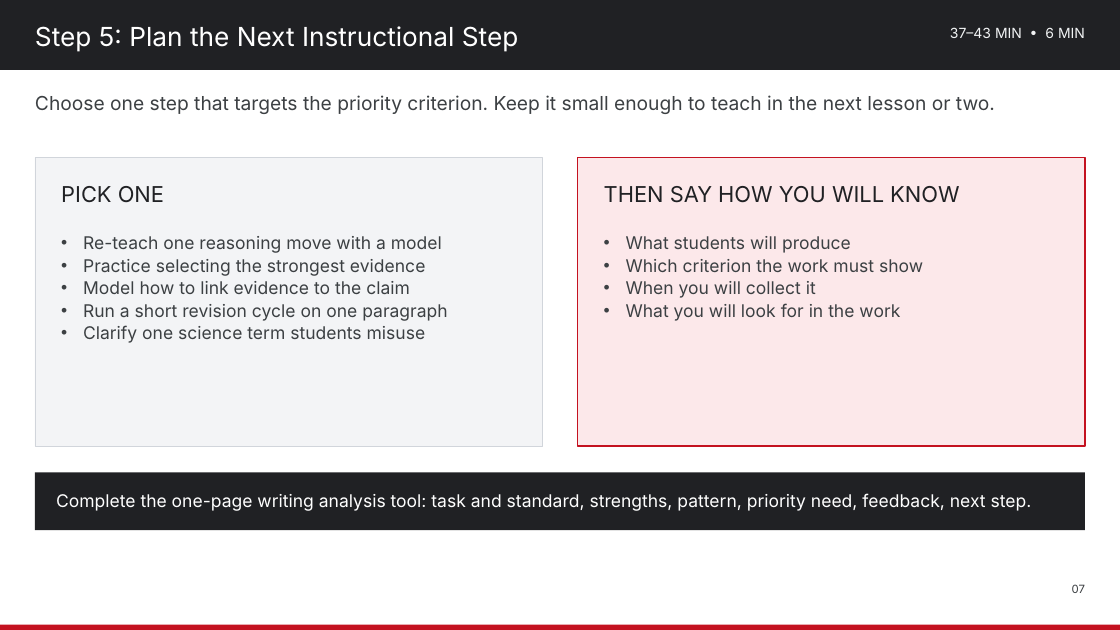
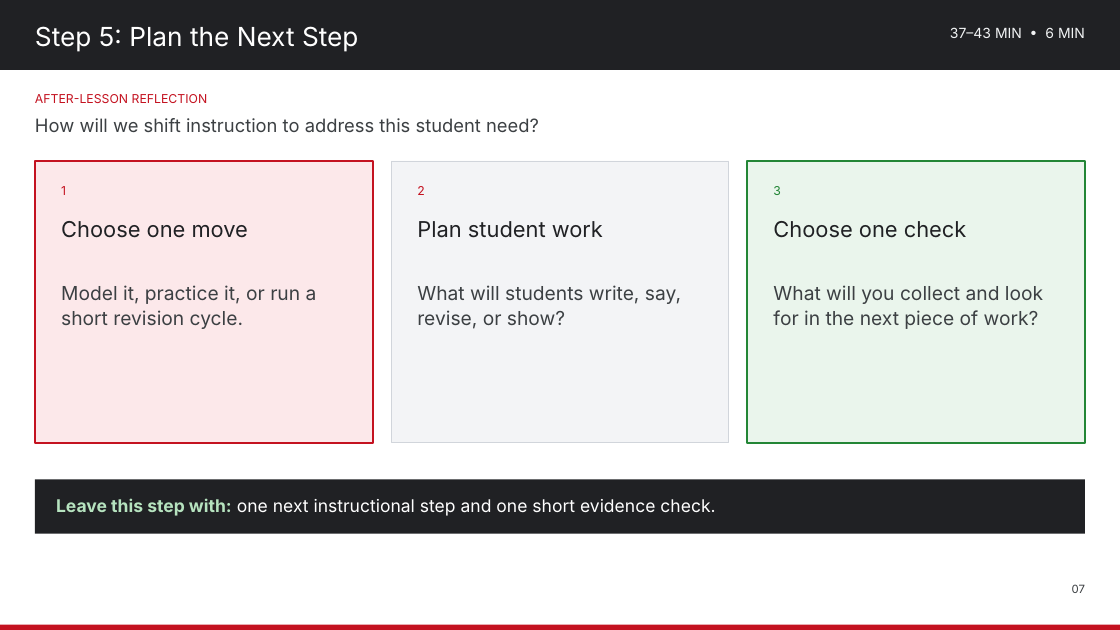
Before and after one commit to nbhs-science/nbhs-science, a slide deck: slide 7 of assets/plc/2026-10-30_Lesson_Internalization_Use_Student_Work_to_Adjust_Next_Learning_Experience.pptx. Drawn at 1120x630 pixels with LibreOffice and Linux fonts; fonts in the diff are those of the drawing. Boxes give left, top, right and bottom in pixels: in the first picture for what was removed or moved away, otherwise in the second. Text is boxed around its words. In the diff, an @@ line names an element or a change of style, - is before the commit and + after.

Commit message:
Clarify Friday PLC materials
Keep the approved five-step slide unchanged and simplify the remaining slides with Lesson Internalization Protocol question alignment.

```diff
--- a/assets/plc/2026-10-30_Lesson_Internalization_Use_Student_Work_to_Adjust_Next_Learning_Experience.pptx
+++ b/assets/plc/2026-10-30_Lesson_Internalization_Use_Student_Work_to_Adjust_Next_Learning_Experience.pptx
@@ text at bbox=[35, 26, 358, 52]: text changed @@
-Step 5: Plan the Next Instructional Step
+Step 5: Plan the Next Step
@@ text removed at bbox=[35, 95, 995, 114] @@
-Choose one step that targets the priority criterion. Keep it small enough to teach in the next lesson or two.
@@ text added at bbox=[35, 94, 208, 103], 14 pt, text #C41220 @@
+AFTER-LESSON REFLECTION
@@ text added at bbox=[35, 118, 539, 132], 21 pt, text #3C4043 @@
+How will we shift instruction to address this student need?
@@ rectangle added at bbox=[35, 161, 373, 443], fill #FCE8EA, outline #C41220 2 pt @@
@@ rectangle: place and size @@
-rectangle at bbox=[35, 157, 543, 446]
+rectangle at bbox=[391, 161, 729, 443]
@@ rectangle: place and size @@
-rectangle at bbox=[578, 157, 1085, 446]
+rectangle at bbox=[747, 161, 1085, 443]
@@ rectangle at bbox=[747, 161, 1085, 443]: fill #FCE8EA to #EAF5EC; outline #C41220 2 pt to #238636 2 pt @@
@@ text removed at bbox=[61, 186, 164, 202] @@
-PICK ONE
@@ text added at bbox=[61, 186, 66, 195], 14 pt, text #C41220 @@
+1
@@ text added at bbox=[417, 186, 424, 195], 14 pt, text #C41220 @@
+2
@@ text removed at bbox=[604, 186, 959, 203] @@
-THEN SAY HOW YOU WILL KNOW
@@ text added at bbox=[773, 186, 781, 195], 14 pt, text #238636 @@
+3
@@ text added at bbox=[61, 221, 248, 238], 25 pt, text #202124 @@
+Choose one move
@@ text removed at bbox=[83, 236, 447, 343] @@
-• Re-teach one reasoning move with a model
-• Practice selecting the strongest evidence
-• Model how to link evidence to the claim
-• Run a short revision cycle on one paragraph
-• Clarify one science term students misuse
@@ text added at bbox=[417, 221, 603, 238], 25 pt, text #202124 @@
+Plan student work
@@ text added at bbox=[773, 221, 967, 238], 25 pt, text #202124 @@
+Choose one check
@@ text added at bbox=[61, 285, 317, 329], 22 pt, text #3C4043 @@
+Model it, practice it, or run a short revision cycle.
@@ text added at bbox=[417, 285, 681, 329], 22 pt, text #3C4043 @@
+What will students write, say, revise, or show?
@@ text at bbox=[773, 285, 1043, 329]: text changed; size 20 to 22 pt @@
-• What students will produce
-• Which criterion the work must show
-• When you will collect it
-• What you will look for in the work
+What will you collect and look for in the next piece of work?
@@ rectangle: place and size @@
-rectangle at bbox=[35, 472, 1085, 530]
+rectangle at bbox=[35, 479, 1085, 534]
@@ text removed at bbox=[56, 493, 1032, 511] @@
-Complete the one-page writing analysis tool: task and standard, strengths, pattern, priority need, feedback, next step.
@@ text added at bbox=[56, 498, 715, 516], 20 pt, text #FFFFFF @@
+Leave this step with: one next instructional step and one short evidence check.
```
Also in this commit, not shown: 6 other slides changed, 1 other file.
